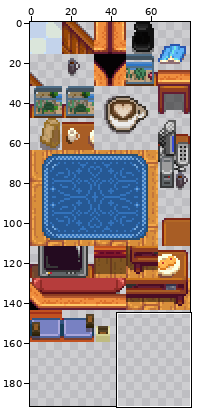
One commit to this sprite sheet: content/Maps/Z_extraTiles.png. Above: a wide view before the commit, with the close-up outlined.
Close-up. Old version:
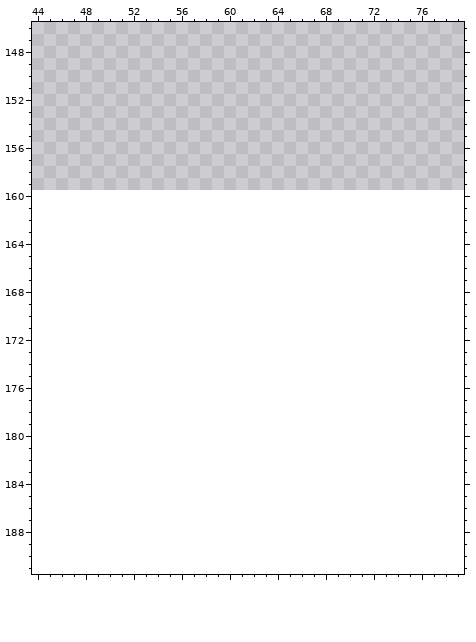
The file is 80x160 pixels. Pixels under 10% opacity are left out. Colours within 5 levels of each other are drawn and written as one. Shown: x 44..79, y 146..191. The old version is drawn lined up with the new one, on the new canvas.
And afterwards:
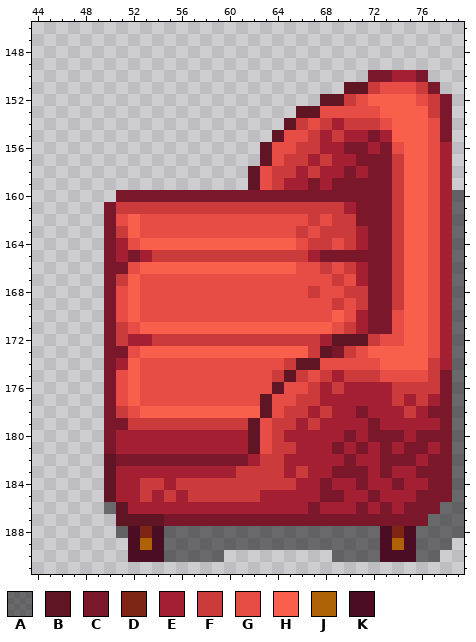
Palette (. is transparent): A #0000007c  B #601524  C #7a172b  D #7f2515  E #a51f33  F #cc3b3b  G #e84d45  H #f95f4a  J #af6105  K #4b0d24
What changed:
canvas 80x160 -> 80x192
Changed rows in their new state; - is an unchanged pixel.
first column x 50:
150 ----------------------CCEEC---
151 --------------------BBFGGGFC--
152 ------------------BBFGHHHHGFC-
153 ----------------BBGGGGGHHHHFC-
154 ---------------BFGFEFFFGHHHGC-
155 --------------BGGFEFEECEHHHGC-
156 -------------BGGFFEECCECGHHGE-
157 -------------BGFFEFEECCCFHHGE-
158 ------------BGFFEFEECECCFHHGE-
159 ------------BGFEECECCCCCFHHGE-
160 -CCCCCCCCCCCCCCCCCCCCCCCFHHGEA
161 CFFFFFFFFFFFFFFFFFFFECCCFHHGEA
162 CGHGGGGGGGGGGGGGGFGFFCCCFHHGEA
163 CFHGGGGGGGGGGGGGFGFFFECCFHHGEA
164 CEGHHHHHHHHHHHHHGFFGFECCFHHGEA
165 CECEFFFFFFFFFFFFFECCCCCCFHHGEA
166 CCGHHHHHHHHHHHHHGGFGFECCFHHGEA
167 CFHGGGGGGGGGGGGGGGGFGECCFHHGEA
168 CGHGGGGGGGGGGGGGGFGGFFCCFHHGEA
169 CGHGGGGGGGGGGGGGGGGFGFCCFHHGEA
170 CGHGGGGGGGGGGGGGGGGHGECCGHHGEA
171 CFGHHHHHHHHHHHHHHHHGFECCGHHGEA
172 CFEEFFFFFFFFFFFFFFEBBBFGGHHGEA
173 CCGHHHHHHHHHHHHHHFBCFGHHHHHGEA
174 CEHGGGGGGGGGGGGFBBGGGGGHHHHFEA
175 CGHGGGGGGGGGGGFBFGFEFFFGGGGFCA
176 CGHGGGGGGGGGGGBGGFEFEEEEFFFFCA
177 CGHGGGGGGGGGGBGGFFEEEEEEFEFECA
178 CFGHHHHHHHHHHBGFFEFEECEEEFECCA
179 CCFFFFFFFFFFBGFFEFEEEECEEEEECA
180 CEEEEEEEEEEEBGFEEEEECECCCECCCA
181 CEEEEEEEEEEEBGFFEEECECECECCECA
182 BCCCCCCCCCCCEFFEEEEECEECCCECCA
183 BEEEEEEEEEEFFFFEFEECCCECEECCCA
184 BEEFFEFFFFFFFFFFEECEECEECEECCA
185 BEEFEFEFFFFFFEEEEECCEECEEECCCA
186 ABEEEEEEEEEEEEEEECEEECECECCCAA
187 -BBBBCCCCCCCCCCCCCCCCCCCCCCAAA
188 -AKDKAAAAAAAAAAAAAAAAAAKDKAAAA
189 --KJKAAAAAAAAAAAAAAAAAAKJKAAA-
190 --KKKAAAAA---------AAAAKKKAA--
Boxes around the changes in both close-ups, in picture pixels (x1, y1, x2, y2):
added: (104, 70, 464, 562)
